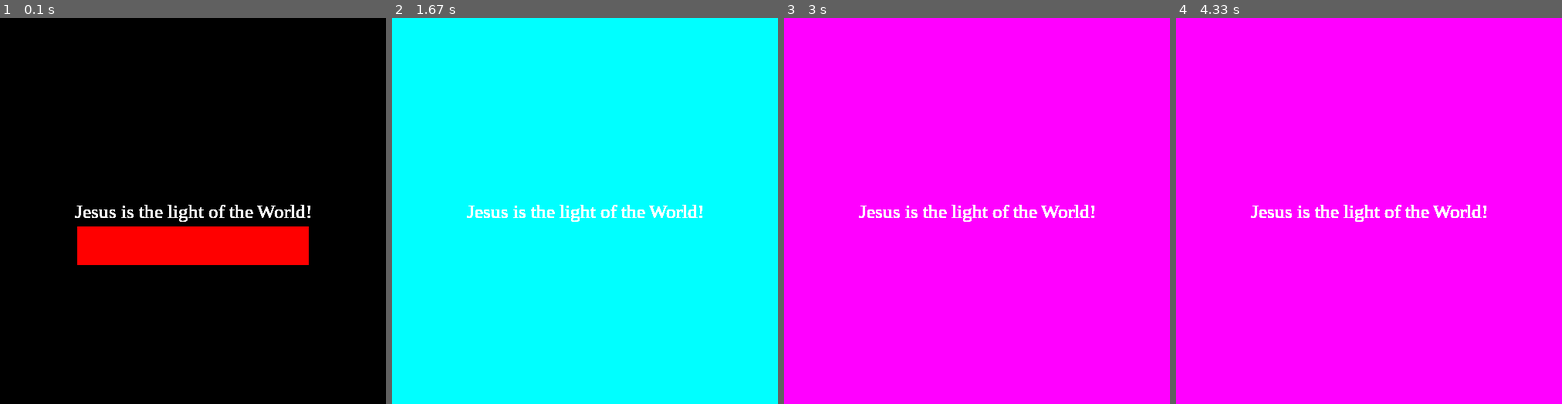
Above: before the commit, frames 1-4 (left to right).
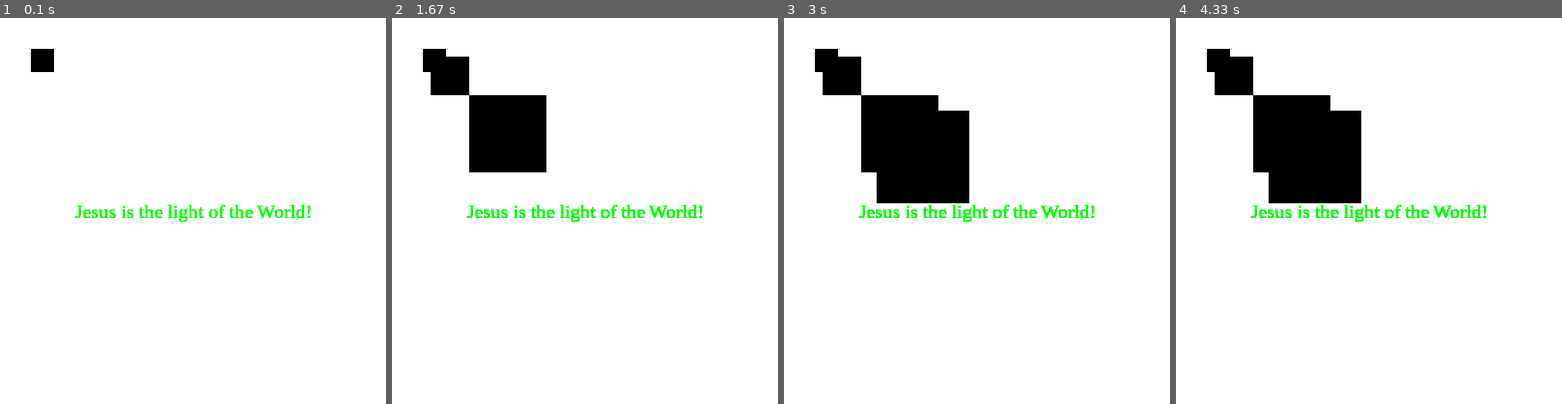
Above: after the commit, the same moments.

Repository: oliverjunior1/job_trainer
Game: pygame game, started from geek_to_geek/pygame/trainer.py
Two runs of this game, one before a commit and one after it. Both use one fixed random seed, a clock stepped at 60 frames per second and the inputs below.
Inputs:
- Up to frame 1 (0.1 s): no input
- Up to frame 2 (1.67 s): tap 1 at 0.33 s; tap 2 at 0.67 s
- Up to frame 3 (3 s): tap 3 at 2 s
- Up to frame 4 (4.33 s): no input

The runs differ from the first frame. In frame 1, 100% of the frame differs, in the area x 0-100%, y 0-100%; in frame 2, 100%; in frame 3, 100%; in frame 4, 100%.

Commit message:
Update trainer.py

Diff:
--- a/geek_to_geek/pygame/trainer.py
+++ b/geek_to_geek/pygame/trainer.py
@@ -5,26 +5,27 @@
 pygame.font.get_fonts()
 
 screen = pygame.display.set_mode((500,500))
+screen.fill((255,255,255))
+# draw
+pygame.draw.rect(screen, (0,0,0), (40,40,30,30))
 
 # text
-font = pygame.font.SysFont('Times New Roman',25)
-text = font.render('Jesus is the light of the World!', True, (255,255,255))
+font = pygame.font.SysFont('Times New Roman', 25)
+text = font.render('Jesus is the light of the World!', True, (0,255,0))
 text_rect = text.get_rect()
 text_rect.center=(250,250)
-# draw
-pygame.draw.rect(screen, (255,0,0),(100,270,300,50))
+
 while True:
     screen.blit(text, text_rect)
     for event in pygame.event.get():
         if event.type==pygame.QUIT:
             sys.exit()
             pygame.quit()
-        # change the screen color
         if event.type==pygame.KEYDOWN:
             if event.key==pygame.K_1:
-                screen.fill((255,255,0))
-            elif event.key==pygame.K_2:
-                screen.fill((0,255,255))
-            elif event.key==pygame.K_3:
-                screen.fill((255,0,255))
+                pygame.draw.rect(screen, (0, 0, 0), (50, 50, 50, 50))
+            if event.key==pygame.K_2:
+                pygame.draw.rect(screen, (0, 0, 0), (100,100,100,100))
+            if event.key==pygame.K_3:
+                pygame.draw.rect(screen, (0, 0, 0), (120, 120, 120, 120))
     pygame.display.flip()
